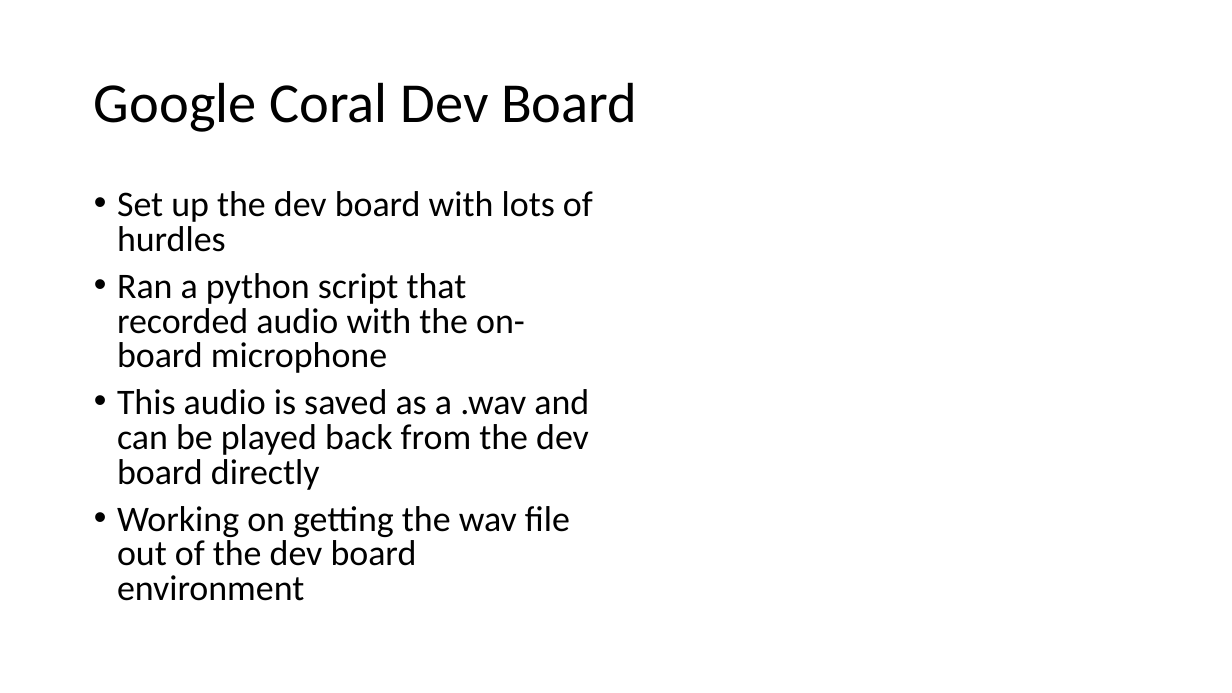
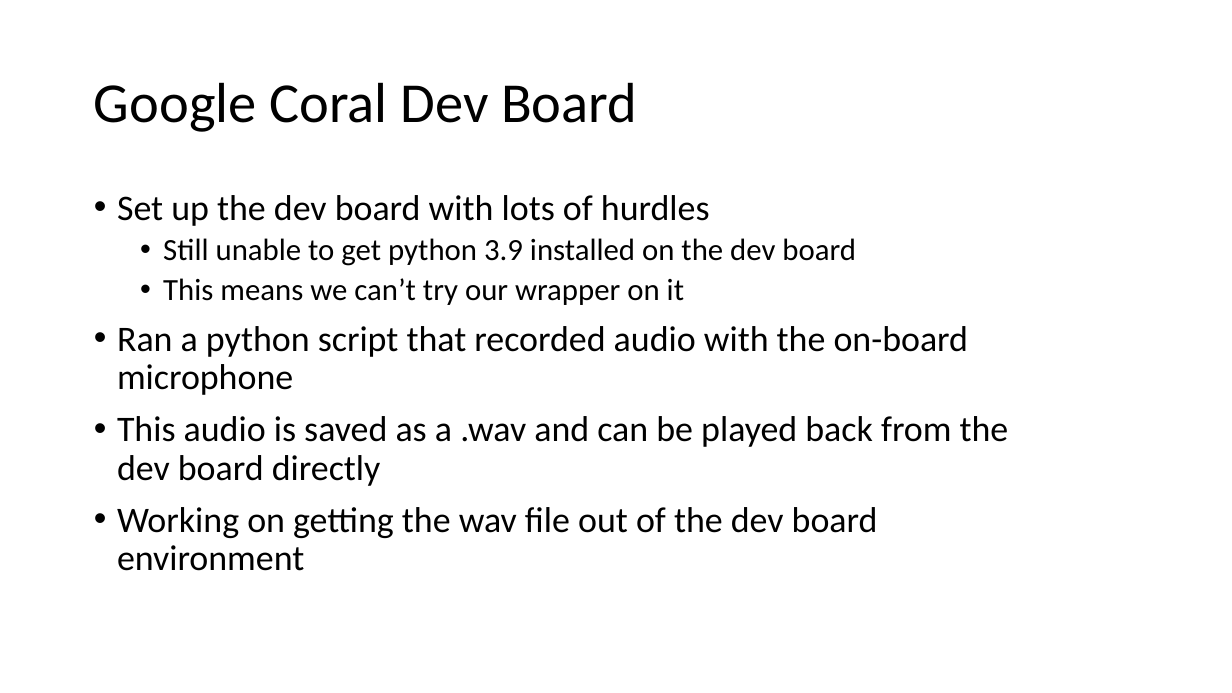
Before and after one commit to daea69twins/voiceseperation, a slide deck: slide 5 of Bi-Weekly Reports/Week 8.pptx (slide 4 before the commit). Drawn at 1232x693 pixels with LibreOffice and Linux fonts; fonts in the diff are those of the drawing. Boxes give left, top, right and bottom in pixels: in the first picture for what was removed or moved away, otherwise in the second. Text is boxed around its words. In the diff, an @@ line names an element or a change of style, - is before the commit and + after.

Commit message:
Final Implementation of Wrapper 2

```diff
--- a/Bi-Weekly Reports/Week 8.pptx
+++ b/Bi-Weekly Reports/Week 8.pptx
@@ text at box(117, 195, 1009, 571): line spacing 0.8 to 0.9 @@
@@ text at box(163, 238, 856, 305): paragraphs added @@
+  • Still unable to get python 3.9 installed on the dev board
+  • This means we can’t try our wrapper on it
```
Also in this commit, not shown: 1 slide added, 2 other files.
